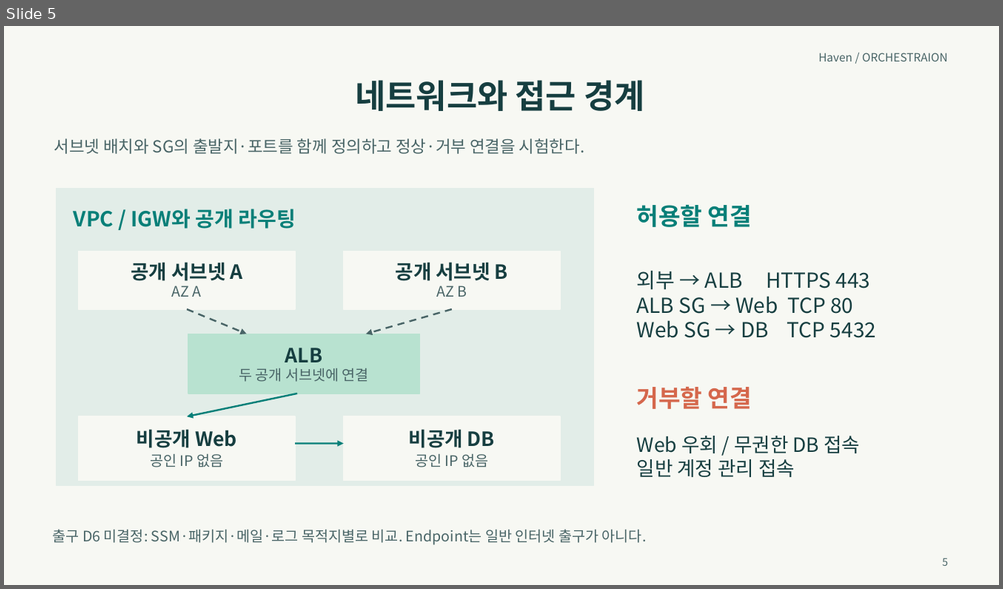
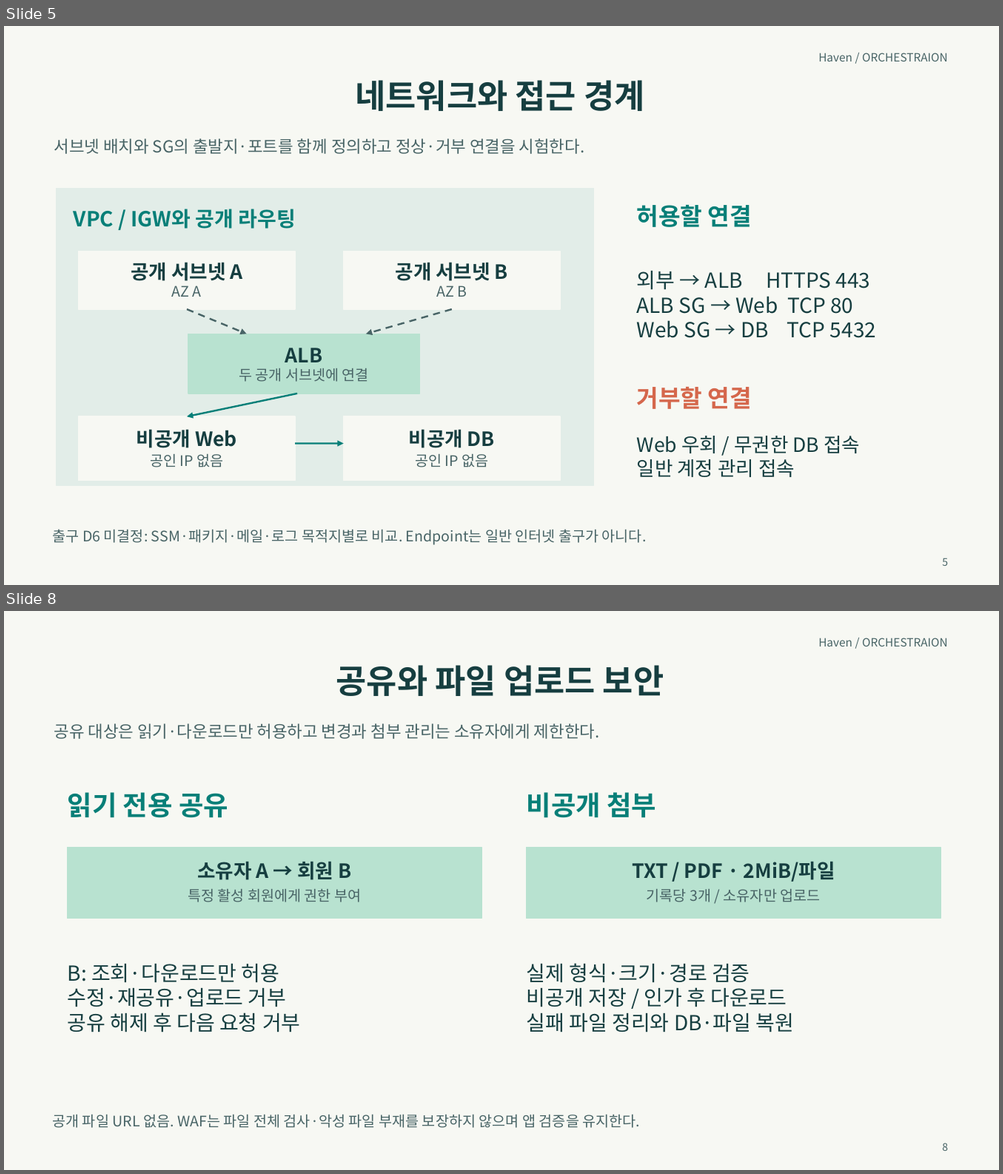
Before and after one commit to MinsooAhn02/Haven, a slide deck: docs/발표/Haven_통합계획_기반_프로젝트계획서_초안.pptx. Shown one above the other, each under a label of ours: slide 5 before the commit, slides 5 and 8 after it; the slides between them are not shown. The pictures are 1003x589 and 1003x1174 pixels, drawn with LibreOffice and Linux fonts; fonts in the diff are those of the drawing. Boxes give left, top, right and bottom in pixels: in the first picture for what was removed or moved away, otherwise in the second. Text is boxed around its words. In the diff, an @@ line names an element or a change of style, - is before the commit and + after.

```diff
--- a/docs/발표/Haven_통합계획_기반_프로젝트계획서_초안.pptx
+++ b/docs/발표/Haven_통합계획_기반_프로젝트계획서_초안.pptx
@@ slide 8 added at bbox=[4, 611, 999, 1170], background #F7F8F3; not listed: 1 template element that a slide beside it also shows @@
@@ title added at bbox=[336, 665, 663, 696], 32 pt, text #163E40, bold @@
+공유와 파일 업로드 보안
@@ text added at bbox=[54, 723, 600, 739], 16 pt, text #486466 @@
+공유 대상은 읽기·다운로드만 허용하고 변경과 첨부 관리는 소유자에게 제한한다.
@@ text added at bbox=[68, 792, 228, 818], 26 pt, text #087F78, bold @@
+읽기 전용 공유
@@ text added at bbox=[526, 792, 656, 818], 26 pt, text #087F78, bold @@
+비공개 첨부
@@ rectangle added at bbox=[68, 848, 481, 918], fill #B8E2D0, outline #B8E2D0 1 pt @@
@@ rectangle added at bbox=[526, 848, 940, 918], fill #B8E2D0, outline #B8E2D0 1 pt @@
@@ text added at bbox=[197, 861, 351, 880], 19 pt, text #163E40, bold @@
+소유자 A → 회원 B
@@ text added at bbox=[632, 861, 835, 882], 19 pt, text #163E40, bold @@
+TXT / PDF · 2MiB/파일
@@ text added at bbox=[188, 889, 361, 903], 14 pt, text #486466 @@
+특정 활성 회원에게 권한 부여
@@ text added at bbox=[646, 889, 819, 903], 14 pt, text #486466 @@
+기록당 3개 / 소유자만 업로드
@@ text added at bbox=[68, 964, 301, 1033], 20 pt, text #163E40 @@
+B: 조회·다운로드만 허용
+수정·재공유·업로드 거부
+공유 해제 후 다음 요청 거부
@@ text added at bbox=[526, 963, 794, 1033], 20 pt, text #163E40 @@
+실제 형식·크기·경로 검증
+비공개 저장 / 인가 후 다운로드
+실패 파일 정리와 DB·파일 복원
@@ text added at bbox=[52, 1115, 640, 1128], 14 pt, text #486466 @@
+공개 파일 URL 없음. WAF는 파일 전체 검사·악성 파일 부재를 보장하지 않으며 앱 검증을 유지한다.
@@ text added at bbox=[942, 1143, 948, 1151], 10 pt, text #486466 @@
+8
```
Also in this commit, not shown: 11 slides changed, 1 slide removed, 7 other files.
